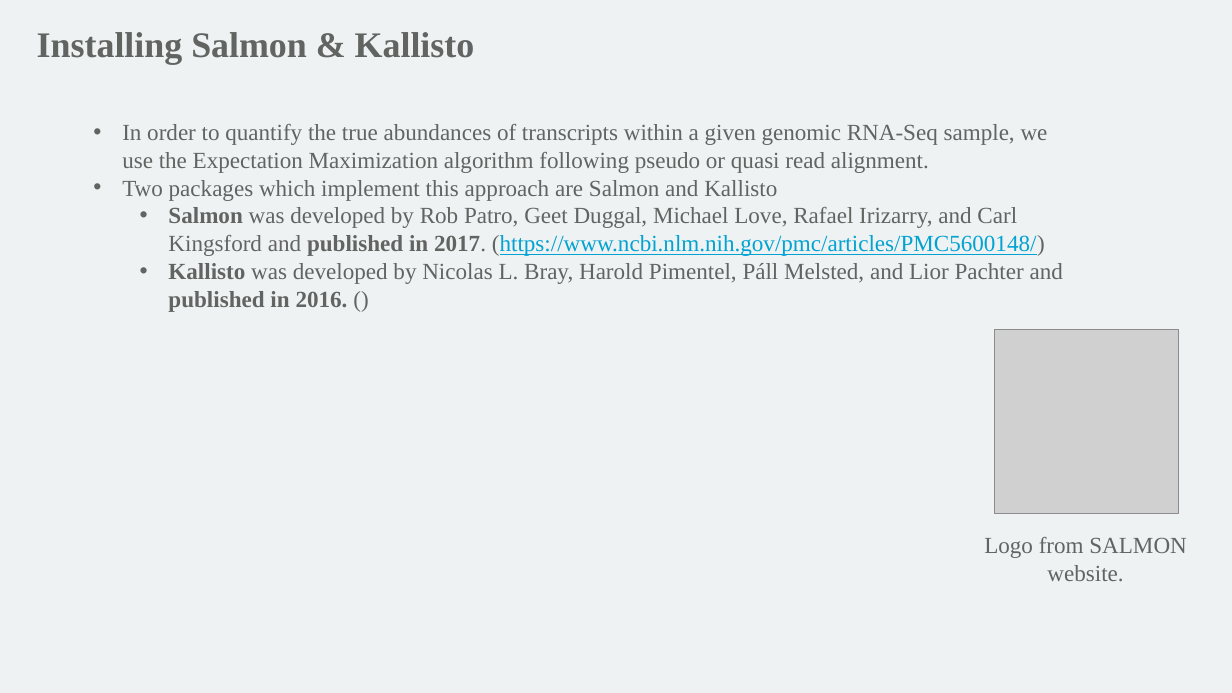
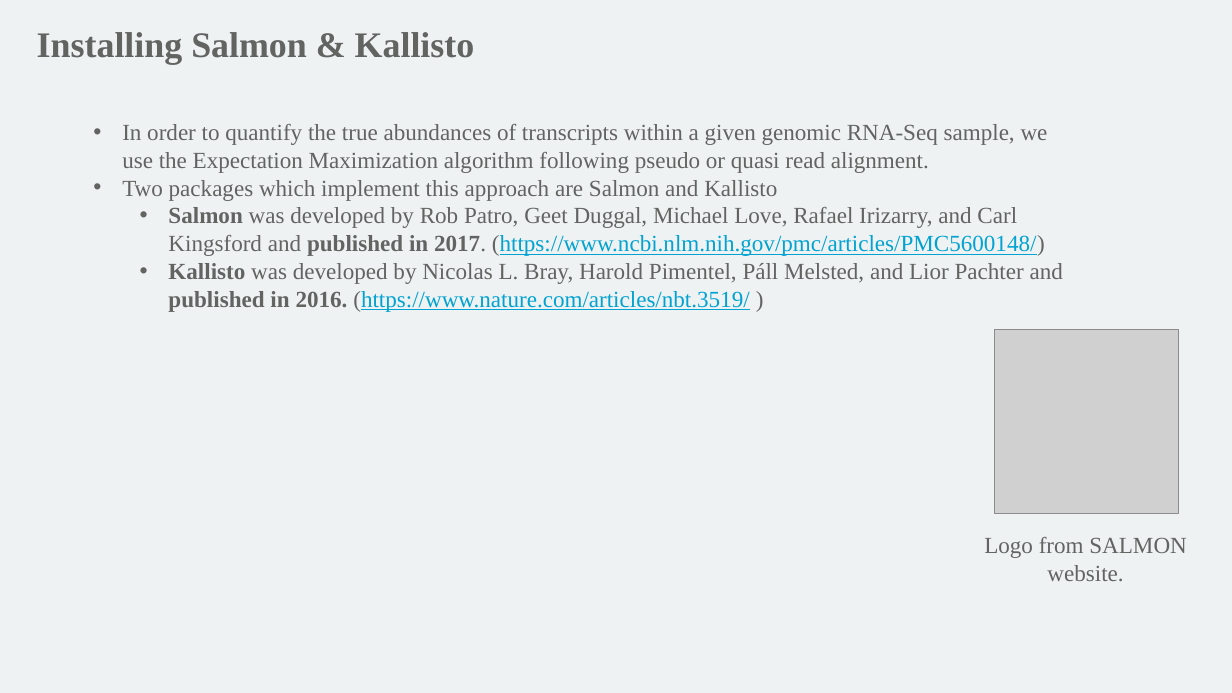
Before and after one commit to mathornton01/2022_UTSW_Lyda_Hill_Department_Advanced_NGS_Analysis_Nanocourse, a slide deck: slide 6 of slides/Advanced NGS Analysis (Day 2).pptx. Drawn at 1232x693 pixels with LibreOffice and Linux fonts; fonts in the diff are those of the drawing; grey boxes stand for pictures; background and template pictures are left out. Boxes give left, top, right and bottom in pixels: in the first picture for what was removed or moved away, otherwise in the second. Text is boxed around its words. In the diff, an @@ line names an element or a change of style, - is before the commit and + after.

```diff
--- a/slides/Advanced NGS Analysis (Day 2).pptx
+++ b/slides/Advanced NGS Analysis (Day 2).pptx
@@ text at [168,263,1063,312]: text changed @@
-  • Kallisto was developed by Nicolas L. Bray, Harold Pimentel, Páll Melsted, and Lior Pachter and published in 2016. ()
+  • Kallisto was developed by Nicolas L. Bray, Harold Pimentel, Páll Melsted, and Lior Pachter and published in 2016. (https://www.nature.com/articles/nbt.3519/ )
```
Also in this commit, not shown: 1 slide added, 1 other file.
